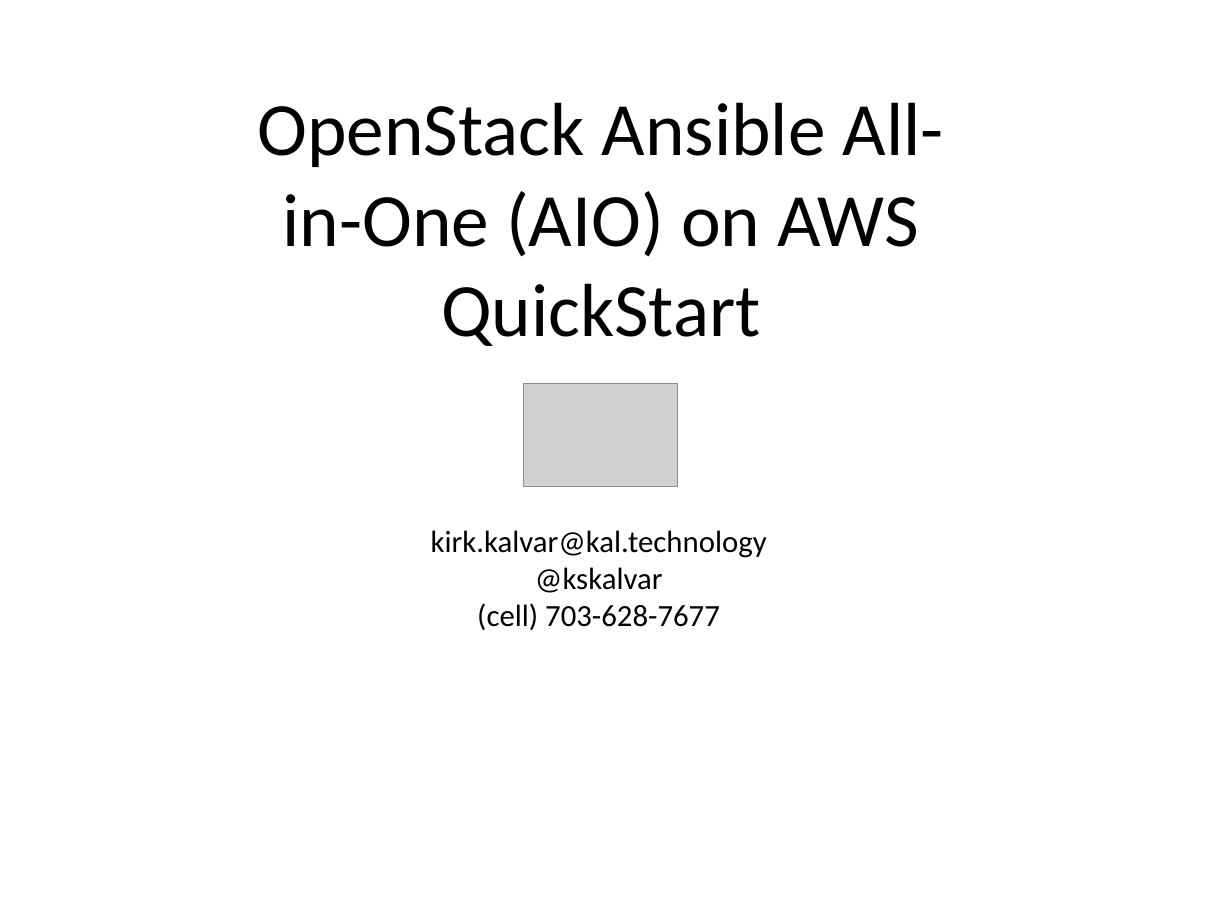
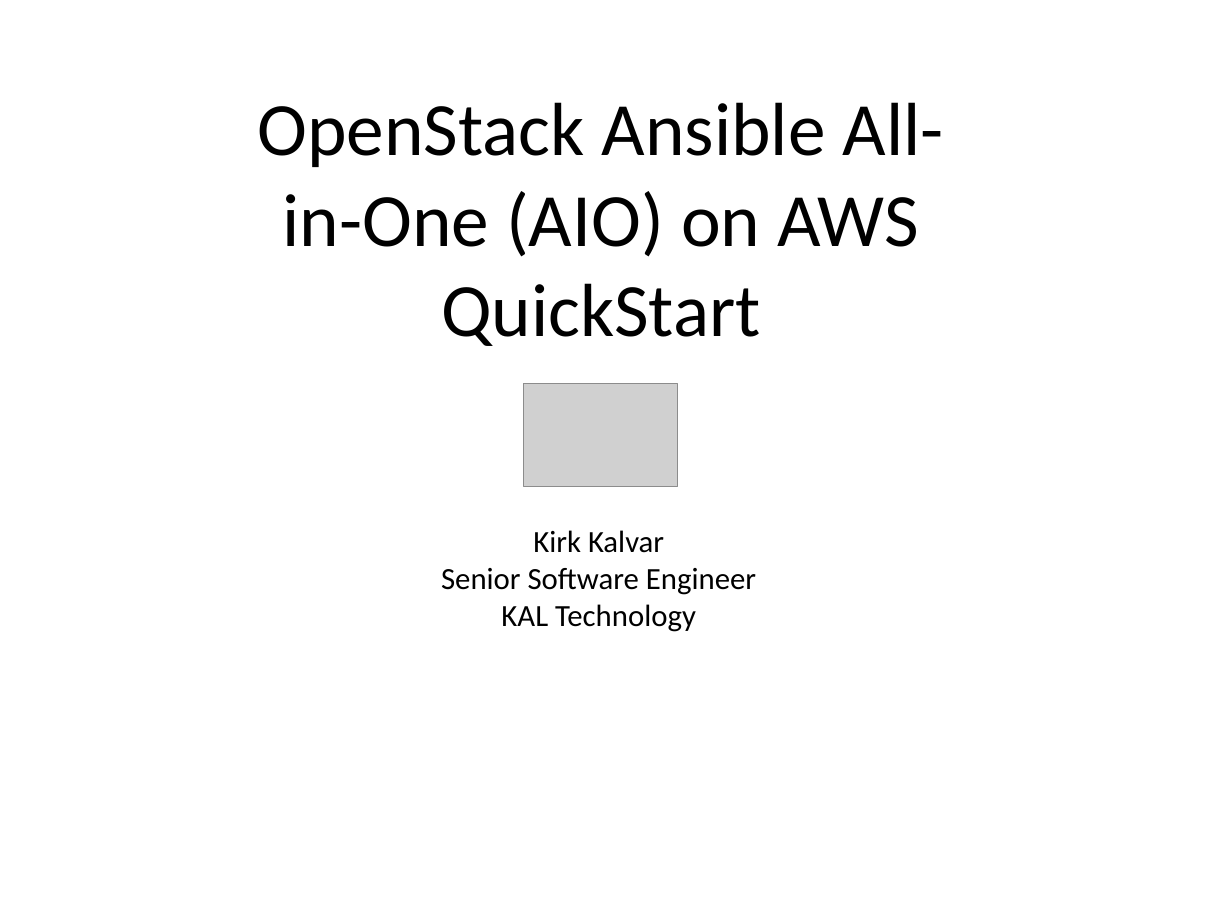
Before and after one commit to kskalvar/openstack-aio-aws, a slide deck: slide 1 of docs/OpenStack-Ansible-AIO-on-AWS-Presentation.pptx. Drawn at 1232x924 pixels with LibreOffice and Linux fonts; fonts in the diff are those of the drawing; grey boxes stand for pictures. Boxes give left, top, right and bottom in pixels: in the first picture for what was removed or moved away, otherwise in the second. Text is boxed around its words. In the diff, an @@ line names an element or a change of style, - is before the commit and + after.

```diff
--- a/docs/OpenStack-Ansible-AIO-on-AWS-Presentation.pptx
+++ b/docs/OpenStack-Ansible-AIO-on-AWS-Presentation.pptx
@@ text at [441,530,756,632]: text changed @@
-kirk.kalvar@kal.technology
-@kskalvar
-(cell) 703-628-7677
+Kirk Kalvar
+Senior Software Engineer
+KAL Technology
```
Also in this commit, not shown: 6 other slides changed, 1 other file.
